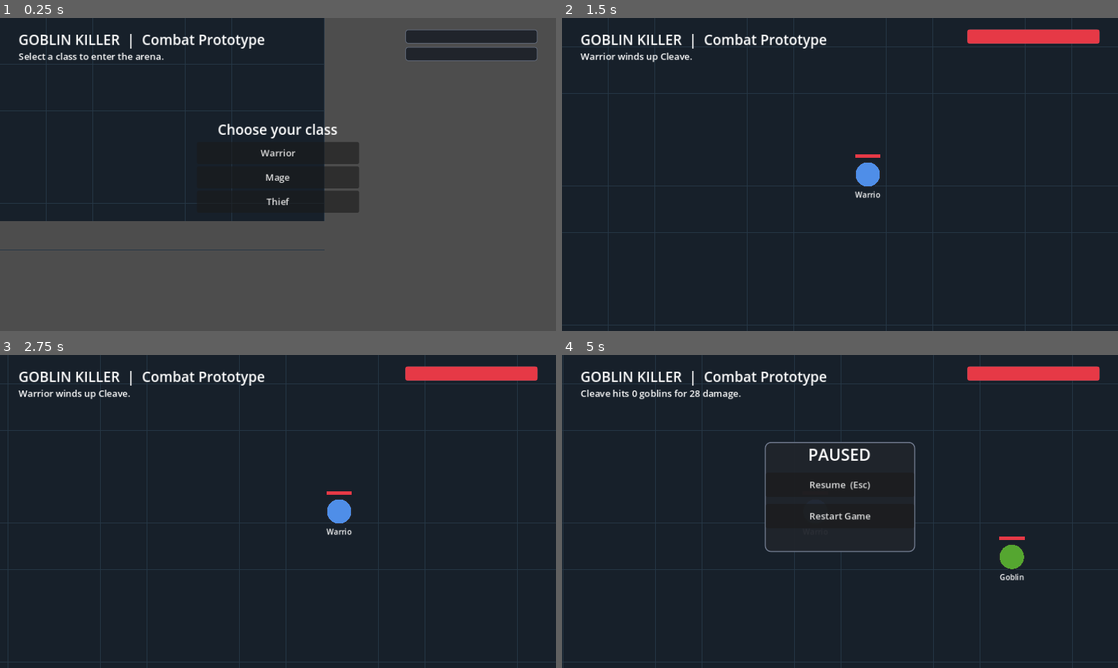
Above: before the commit, frames 1-4 (two rows, left to right).
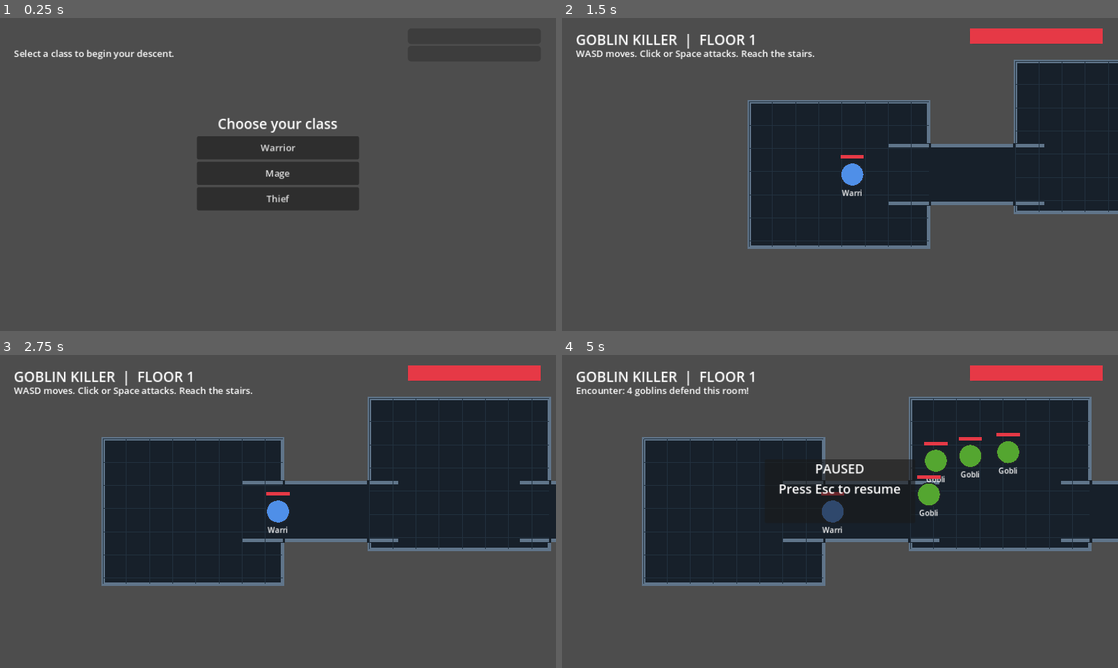
Above: after the commit, the same moments.

Repository: tedthehunter/GoblinKiller
Game: Godot game, scene res://Main.tscn
Same seed, same stepped clock (60 frames per second), same inputs: the game is played once before the commit and once after it.
Inputs (mouse positions are in pixels of both pictures, inside the frame that each line leads up to):
- Up to frame 1 (0.25 s): no input
- Up to frame 2 (1.5 s): click "Warrior" at 0.5 s; tap Space at 1.25 s; move the mouse to (962, 158) at 1.27 s; hold D from 1.28 s (still down); hold R from 1.28 s (still down); click (962, 158) at 1.42 s
- Up to frame 3 (2.75 s): tap Space at 1.52, 1.55, 1.82 s; release D at 2 s; release R at 2 s; drag from (166, 527) to (250, 574) at 2.02 s
- Up to frame 4 (5 s): tap Space at 2.75, 3.05, 4.35, 4.52, 4.82 s; move the mouse to (895, 442) at 2.77 s; hold D 2.78-3.5 s; hold R 2.78-3.5 s; click (895, 442) at 2.92 s; drag from (812, 574) to (673, 464) at 3.52 s; move the mouse to (1006, 558) at 4.27 s; hold A from 4.28 s (still down); click (1006, 558) at 4.42 s; tap Escape at 4.9 s

The runs differ from the first frame. In frame 1, 36% of the frame differs, in the area x 0-97%, y 0-75%; in frame 2, 74%, in the area x 0-100%, y 0-100%; in frame 3, 68%; in frame 4, 68%.

Commit message:
Implement two-floor dungeon vertical slice

Diff:
--- a/Main.tscn
+++ b/Main.tscn
@@ -1,6 +1,5 @@
 [gd_scene load_steps=2 format=3 uid="uid://bl58hss5ebin"]
 
-[ext_resource type="Script" path="res://main.gd" id="1"]
+[ext_resource type="PackedScene" path="res://scenes/game/game.tscn" id="1"]
 
-[node name="Main" type="Node2D"]
-script = ExtResource("1")
+[node name="Main" instance=ExtResource("1")]
--- /dev/null
+++ b/data/classes/mage.tres
@@ -0,0 +1,10 @@
+[gd_resource type="Resource" script_class="CharacterStats" load_steps=2 format=3]
+[ext_resource type="Script" path="res://resources/character_stats.gd" id="1"]
+[resource]
+script = ExtResource("1")
+display_name = "Mage"
+max_health = 80.0
+max_mana = 100.0
+damage = 40.0
+attack_speed = 0.75
+color = Color(0.61, 0.36, 0.90, 1)
--- /dev/null
+++ b/data/classes/thief.tres
@@ -0,0 +1,9 @@
+[gd_resource type="Resource" script_class="CharacterStats" load_steps=2 format=3]
+[ext_resource type="Script" path="res://resources/character_stats.gd" id="1"]
+[resource]
+script = ExtResource("1")
+display_name = "Thief"
+max_health = 95.0
+damage = 19.0
+attack_speed = 2.0
+color = Color(0.96, 0.64, 0.38, 1)
--- /dev/null
+++ b/data/classes/warrior.tres
@@ -0,0 +1,11 @@
+[gd_resource type="Resource" script_class="CharacterStats" load_steps=2 format=3]
+
+[ext_resource type="Script" path="res://resources/character_stats.gd" id="1"]
+
+[resource]
+script = ExtResource("1")
+display_name = "Warrior"
+max_health = 140.0
+damage = 28.0
+attack_speed = 1.1
+color = Color(0.31, 0.56, 0.91, 1)
--- /dev/null
+++ b/data/encounters/floor_01_guard.tres
@@ -0,0 +1,7 @@
+[gd_resource type="Resource" script_class="SpawnGroup" load_steps=3 format=3]
+[ext_resource type="Script" path="res://resources/spawn_group.gd" id="1"]
+[ext_resource type="Resource" path="res://data/enemies/goblin.tres" id="2"]
+[resource]
+script = ExtResource("1")
+enemy_stats = ExtResource("2")
+quantity = 4
--- /dev/null
+++ b/data/encounters/floor_01_stairs.tres
@@ -0,0 +1,9 @@
+[gd_resource type="Resource" script_class="SpawnGroup" load_steps=3 format=3]
+[ext_resource type="Script" path="res://resources/spawn_group.gd" id="1"]
+[ext_resource type="Resource" path="res://data/enemies/goblin.tres" id="2"]
+[resource]
+script = ExtResource("1")
+enemy_stats = ExtResource("2")
+quantity = 6
+health_multiplier = 1.2
+damage_multiplier = 1.15
--- /dev/null
+++ b/data/encounters/floor_02_entry.tres
@@ -0,0 +1,9 @@
+[gd_resource type="Resource" script_class="SpawnGroup" load_steps=3 format=3]
+[ext_resource type="Script" path="res://resources/spawn_group.gd" id="1"]
+[ext_resource type="Resource" path="res://data/enemies/goblin.tres" id="2"]
+[resource]
+script = ExtResource("1")
+enemy_stats = ExtResource("2")
+quantity = 3
+health_multiplier = 1.1
+damage_multiplier = 1.1
--- /dev/null
+++ b/data/encounters/floor_02_vault.tres
@@ -0,0 +1,9 @@
+[gd_resource type="Resource" script_class="SpawnGroup" load_steps=3 format=3]
+[ext_resource type="Script" path="res://resources/spawn_group.gd" id="1"]
+[ext_resource type="Resource" path="res://data/enemies/goblin.tres" id="2"]
+[resource]
+script = ExtResource("1")
+enemy_stats = ExtResource("2")
+quantity = 6
+health_multiplier = 1.25
+damage_multiplier = 1.2
--- /dev/null
+++ b/data/encounters/floor_02_victory.tres
@@ -0,0 +1,9 @@
+[gd_resource type="Resource" script_class="SpawnGroup" load_steps=3 format=3]
+[ext_resource type="Script" path="res://resources/spawn_group.gd" id="1"]
+[ext_resource type="Resource" path="res://data/enemies/goblin.tres" id="2"]
+[resource]
+script = ExtResource("1")
+enemy_stats = ExtResource("2")
+quantity = 8
+health_multiplier = 1.4
+damage_multiplier = 1.3
--- /dev/null
+++ b/data/enemies/goblin.tres
@@ -0,0 +1,9 @@
+[gd_resource type="Resource" script_class="CharacterStats" load_steps=2 format=3]
+[ext_resource type="Script" path="res://resources/character_stats.gd" id="1"]
+[resource]
+script = ExtResource("1")
+display_name = "Goblin"
+max_health = 55.0
+damage = 9.0
+attack_speed = 0.65
+color = Color(0.33, 0.65, 0.19, 1)
--- /dev/null
+++ b/resources/attack_definition.gd
@@ -0,0 +1,11 @@
+class_name AttackDefinition
+extends Resource
+
+@export_enum("melee", "projectile", "aoe_projectile") var kind := "melee"
+@export var display_name := "Attack"
+@export var range := 80.0
+@export var mana_cost := 0.0
+@export var impact_delay := 0.18
+@export var projectile_speed := 600.0
+@export var area_radius := 90.0
+@export var color := Color.WHITE
--- /dev/null
+++ b/resources/character_stats.gd
@@ -0,0 +1,9 @@
+class_name CharacterStats
+extends Resource
+
+@export var display_name := ""
+@export var max_health := 100.0
+@export var max_mana := 0.0
+@export var damage := 20.0
+@export var attack_speed := 1.0
+@export var color := Color.WHITE
--- /dev/null
+++ b/resources/spawn_group.gd
@@ -0,0 +1,7 @@
+class_name SpawnGroup
+extends Resource
+
+@export var enemy_stats: CharacterStats
+@export var quantity := 3
+@export var health_multiplier := 1.0
+@export var damage_multiplier := 1.0
--- /dev/null
+++ b/scenes/actors/goblin.tscn
@@ -0,0 +1,4 @@
+[gd_scene load_steps=2 format=3]
+[ext_resource type="Script" path="res://scripts/actors/goblin.gd" id="1"]
+[node name="Goblin" type="Node2D"]
+script = ExtResource("1")
--- /dev/null
+++ b/scenes/actors/player.tscn
@@ -0,0 +1,4 @@
+[gd_scene load_steps=2 format=3]
+[ext_resource type="Script" path="res://scripts/actors/player.gd" id="1"]
+[node name="Player" type="Node2D"]
+script = ExtResource("1")
--- /dev/null
+++ b/scenes/combat_visuals.tscn
@@ -0,0 +1,7 @@
+[gd_scene load_steps=2 format=3]
+
+[ext_resource type="Script" path="res://scripts/combat_visuals.gd" id="1"]
+
+[node name="CombatVisuals" type="Node2D"]
+z_index = 10
+script = ExtResource("1")
--- /dev/null
+++ b/scenes/game/game.tscn
@@ -0,0 +1,4 @@
+[gd_scene load_steps=2 format=3]
+[ext_resource type="Script" path="res://scripts/game/game.gd" id="1"]
+[node name="Game" type="Node2D"]
+script = ExtResource("1")
--- /dev/null
+++ b/scenes/ui/hud.tscn
@@ -0,0 +1,4 @@
+[gd_scene load_steps=2 format=3]
+[ext_resource type="Script" path="res://scripts/ui/hud.gd" id="1"]
+[node name="Hud" type="CanvasLayer"]
+script = ExtResource("1")
--- /dev/null
+++ b/scenes/world/dungeon_level.tscn
@@ -0,0 +1,4 @@
+[gd_scene load_steps=2 format=3]
+[ext_resource type="Script" path="res://scripts/world/dungeon_level.gd" id="1"]
+[node name="DungeonLevel" type="Node2D"]
+script = ExtResource("1")
--- /dev/null
+++ b/scripts/actors/character.gd
@@ -0,0 +1,35 @@
+class_name Character
+extends Node2D
+
+signal died(character: Character)
+
+var stats: CharacterStats
+var health := 1.0
+var mana := 0.0
+var radius := 20.0
+
+func configure(value: CharacterStats, health_scale := 1.0, damage_scale := 1.0) -> void:
+	stats = value.duplicate()
+	stats.max_health *= health_scale
+	stats.damage *= damage_scale
+	health = stats.max_health
+	mana = stats.max_mana
+	queue_redraw()
+
+func take_damage(amount: float) -> void:
+	health = maxf(0.0, health - amount)
+	queue_redraw()
+	if health <= 0.0:
+		died.emit(self)
+
+func restore_mana(delta: float) -> void:
+	if stats.max_mana > 0.0:
+		mana = minf(stats.max_mana, mana + 10.0 * delta)
+
+func _draw() -> void:
+	if stats == null: return
+	draw_circle(Vector2.ZERO, radius, stats.color)
+	draw_arc(Vector2.ZERO, radius, 0.0, TAU, 24, Color("20242b"), 2.0)
+	draw_rect(Rect2(-radius, -radius - 13, radius * 2.0, 6), Color("2a2d34"))
+	draw_rect(Rect2(-radius, -radius - 13, radius * 2.0 * health / stats.max_health, 6), Color("e63946"))
+	draw_string(ThemeDB.fallback_font, Vector2(-radius, radius + 17), stats.display_name, HORIZONTAL_ALIGNMENT_CENTER, radius * 2.0, 13, Color.WHITE)
--- /dev/null
+++ b/scripts/actors/goblin.gd
@@ -0,0 +1,16 @@
+class_name Goblin
+extends Character
+
+var attack_cooldown := 0.0
+
+func pursue(target: Player, delta: float, level: DungeonLevel) -> bool:
+	var distance := position.distance_to(target.position)
+	if distance > 48.0:
+		var desired := position + position.direction_to(target.position) * 32.0 * delta
+		position = level.clamp_actor_position(desired, radius, position)
+		return false
+	attack_cooldown -= delta
+	if attack_cooldown <= 0.0:
+		attack_cooldown = 1.0 / stats.attack_speed
+		return true
+	return false
--- /dev/null
+++ b/scripts/actors/player.gd
@@ -0,0 +1,11 @@
+class_name Player
+extends Character
+
+var move_speed := 240.0
+var travel_direction := Vector2.RIGHT
+
+func move_in_level(input_direction: Vector2, delta: float, level: DungeonLevel) -> void:
+	if input_direction.length_squared() == 0.0: return
+	travel_direction = input_direction.normalized()
+	var desired := position + travel_direction * move_speed * delta
+	position = level.clamp_actor_position(desired, radius, position)
--- /dev/null
+++ b/scripts/combat_visuals.gd
@@ -0,0 +1,23 @@
+class_name CombatVisuals
+extends Node2D
+
+# Presentation-only layer. Game logic owns hit resolution; this node only draws it above the world.
+var effects: Array[Dictionary] = []
+var projectiles: Array[Dictionary] = []
+var attack: AttackDefinition
+
+func refresh(current_attack: AttackDefinition) -> void:
+	attack = current_attack
+	queue_redraw()
+
+func _draw() -> void:
+	if attack == null: return
+	for effect in effects:
+		if effect.kind == "blast":
+			draw_arc(effect.position, attack.area_radius * (1.0 - effect.remaining / 0.35), 0.0, TAU, 24, attack.color, 4.0)
+		else:
+			var radius := 42.0 if effect.kind == "slash" else 29.0
+			var color := attack.color if effect.kind == "slash" else Color("ff8c69")
+			draw_arc(effect.position, radius, effect.angle - 0.9, effect.angle + 0.9, 16, color, 4.0)
+	for shot in projectiles:
+		draw_circle(shot.position, 10.0 if attack.kind == "aoe_projectile" else 6.0, attack.color)
--- /dev/null
+++ b/scripts/game/game.gd
@@ -0,0 +1,183 @@
+extends Node2D
+
+const PLAYER_SCENE := preload("res://scenes/actors/player.tscn")
+const GOBLIN_SCENE := preload("res://scenes/actors/goblin.tscn")
+const LEVEL_SCENE := preload("res://scenes/world/dungeon_level.tscn")
+const HUD_SCENE := preload("res://scenes/ui/hud.tscn")
+const COMBAT_VISUALS_SCENE := preload("res://scenes/combat_visuals.tscn")
+
+var player: Player
+var level: DungeonLevel
+var hud: GameHud
+var goblins: Array[Goblin] = []
+var attack: AttackDefinition
+var last_attack_time := -10.0
+var buffered_attack_position := Vector2.ZERO
+var buffered_attack := false
+var projectiles: Array[Dictionary] = []
+var delayed_hits: Array[Dictionary] = []
+var effects: Array[Dictionary] = []
+var game_paused := false
+var completed := false
+var combat_visuals: CombatVisuals
+
+func _ready() -> void:
+	hud = HUD_SCENE.instantiate()
+	add_child(hud)
+	hud.class_selected.connect(start_run)
+	combat_visuals = COMBAT_VISUALS_SCENE.instantiate()
+	add_child(combat_visuals)
+	queue_redraw()
+
+func start_run(stats: CharacterStats) -> void:
+	hud.class_box.hide()
+	player = PLAYER_SCENE.instantiate()
+	player.configure(stats)
+	player.position = Vector2(180, 295)
+	player.died.connect(on_player_died)
+	add_child(player)
+	var camera := Camera2D.new()
+	camera.position_smoothing_enabled = true
+	camera.position_smoothing_speed = 8.0
+	player.add_child(camera)
+	camera.make_current()
+	attack = make_attack(stats.display_name)
+	combat_visuals.effects = effects
+	combat_visuals.projectiles = projectiles
+	combat_visuals.refresh(attack)
+	load_floor(1)
+	hud.set_status("WASD moves. Click or Space attacks. Reach the stairs.")
+
+func make_attack(selected_class: String) -> AttackDefinition:
+	var value := AttackDefinition.new()
+	if selected_class == "Warrior":
+		value.display_name = "Cleave"; value.kind = "melee"; value.range = 78.0; value.impact_delay = 0.18; value.color = Color("b9dcff")
+	elif selected_class == "Mage":
+		value.display_name = "Fireball"; value.kind = "aoe_projectile"; value.range = 360.0; value.mana_cost = 15.0; value.projectile_speed = 420.0; value.area_radius = 90.0; value.color = Color("ff6b35")
+	else:
+		value.display_name = "Throwing dagger"; value.kind = "projectile"; value.range = 420.0; value.projectile_speed = 620.0; value.color = Color("f6bd60")
+	return value
+
+func load_floor(number: int) -> void:
+	if level != null: level.queue_free()
+	for goblin in goblins: if is_instance_valid(goblin): goblin.queue_free()
+	goblins.clear()
+	projectiles.clear(); delayed_hits.clear(); effects.clear()
+	level = LEVEL_SCENE.instantiate()
+	level.setup(number)
+	level.set_player(player)
+	level.room_entered.connect(on_room_entered)
+	level.exit_reached.connect(on_exit_reached)
+	add_child(level)
+	move_child(level, 0)
+	player.position = Vector2(180, 295)
+	hud.set_floor(number)
+
+func on_room_entered(room_id: String) -> void:
+	var room := level.room_for_id(room_id)
+	var path := "res://data/encounters/floor_%02d_%s.tres" % [level.floor_number, room_id]
+	if not ResourceLoader.exists(path): return
+	var group: SpawnGroup = load(path)
+	spawn_encounter(room.rect, group)
+	hud.set_status("Encounter: %d goblins defend this room!" % group.quantity)
+
+func spawn_encounter(room: Rect2, group: SpawnGroup) -> void:
+	for index in group.quantity:
+		var goblin: Goblin = GOBLIN_SCENE.instantiate()
+		goblin.configure(group.enemy_stats, group.health_multiplier, group.damage_multiplier)
+		goblin.position = Vector2(room.position.x + 70 + (index % 3) * 70, room.position.y + 70 + (index / 3) * 70)
+		goblin.died.connect(on_goblin_died)
+		add_child(goblin)
+		goblins.append(goblin)
+
+func on_goblin_died(goblin: Character) -> void:
+	goblins.erase(goblin)
+	goblin.queue_free()
+
+func on_exit_reached() -> void:
+	if not goblins.is_empty():
+		hud.set_status("The way is sealed. Defeat the room's goblins first.")
+		return
+	if level.floor_number == 1:
+		load_floor(2)
+		hud.set_status("Floor 2: clear the dungeon and claim the altar.")
+	else:
+		completed = true
+		hud.set_status("VICTORY! The dungeon has been cleared. Press R to begin again.")
+
+func on_player_died(_value: Character) -> void:
+	hud.set_status("Defeated. Press R to choose another class.")
+
+func _unhandled_input(event: InputEvent) -> void:
+	if event is InputEventKey and event.pressed and not event.echo and event.keycode == KEY_ESCAPE:
+		game_paused = not game_paused
+		hud.pause_menu.visible = game_paused
+		return
+	if event is InputEventKey and event.pressed and event.keycode == KEY_R and (completed or (player != null and player.health <= 0.0)):
+		get_tree().reload_current_scene(); return
+	if game_paused or completed or player == null or player.health <= 0.0: return
+	if event is InputEventMouseButton and event.pressed and event.button_index == MOUSE_BUTTON_LEFT: try_attack(get_global_mouse_position())
+	if event is InputEventKey and event.pressed and event.keycode == KEY_SPACE: try_attack(get_global_mouse_position())
+
+func try_attack(aim: Vector2, allow_buffer := true) -> void:
+	var now := Time.get_ticks_msec() / 1000.0
+	var cooldown := 1.0 / player.stats.attack_speed
+	if now - last_attack_time < cooldown:
+		if allow_buffer and cooldown - (now - last_attack_time) <= 0.16: buffered_attack_position = aim; buffered_attack = true
+		return
+	if player.mana < attack.mana_cost:
+		hud.set_status("Not enough mana for %s." % attack.display_name); return
+	last_attack_time = now; buffered_attack = false; player.mana -= attack.mana_cost
+	var direction := player.position.direction_to(aim)
+	if direction == Vector2.ZERO: direction = Vector2.RIGHT
+	if attack.kind == "melee":
+		var angle := player.position.angle_to_point(aim)
+		effects.append({"kind":"slash", "position":player.position, "angle":angle, "remaining":attack.impact_delay})
+		delayed_hits.append({"remaining":attack.impact_delay, "origin":player.position, "angle":angle})
+	else:
+		projectiles.append({"position":player.position, "target":player.position + direction * attack.range})
+	combat_visuals.refresh(attack)
+
+func resolve_melee(origin: Vector2, angle: float) -> void:
+	for goblin in goblins.duplicate():
+		if is_instance_valid(goblin) and origin.distance_to(goblin.position) <= attack.range and absf(wrapf(origin.angle_to_point(goblin.position) - angle, -PI, PI)) <= 0.9: goblin.take_damage(player.stats.damage)
+
+func resolve_projectile(position: Vector2, target: Goblin) -> void:
+	if attack.kind == "aoe_projectile":
+		effects.append({"kind":"blast", "position":position, "remaining":0.35})
+		for goblin in goblins.duplicate(): if is_instance_valid(goblin) and goblin.position.distance_to(position) <= attack.area_radius: goblin.take_damage(player.stats.damage)
+	elif target != null: target.take_damage(player.stats.damage)
+
+func _process(delta: float) -> void:
+	if player == null or game_paused or completed: return
+	if player.health <= 0.0: return
+	player.restore_mana(delta)
+	var movement := Vector2(
+		float(Input.is_key_pressed(KEY_D) or Input.is_key_pressed(KEY_RIGHT)) - float(Input.is_key_pressed(KEY_A) or Input.is_key_pressed(KEY_LEFT)),
+		float(Input.is_key_pressed(KEY_S) or Input.is_key_pressed(KEY_DOWN)) - float(Input.is_key_pressed(KEY_W) or Input.is_key_pressed(KEY_UP))
+	)
+	player.move_in_level(movement, delta, level)
+	level.update_player_location()
+	if Input.is_mouse_button_pressed(MOUSE_BUTTON_LEFT): try_attack(get_global_mouse_position())
+	if buffered_attack and Time.get_ticks_msec() / 1000.0 - last_attack_time >= 1.0 / player.stats.attack_speed: try_attack(buffered_attack_position, false)
+	for hit in delayed_hits.duplicate():
+		hit.remaining -= delta
+		if hit.remaining <= 0.0: delayed_hits.erase(hit); resolve_melee(hit.origin, hit.angle)
+	for shot in projectiles.duplicate():
+		shot.position = shot.position.move_toward(shot.target, attack.projectile_speed * delta)
+		var hit_target: Goblin
+		for goblin in goblins:
+			if is_instance_valid(goblin) and shot.position.distance_to(goblin.position) <= goblin.radius + 8.0: hit_target = goblin; break
+		if hit_target != null: projectiles.erase(shot); resolve_projectile(shot.position, hit_target)
+		elif shot.position.distance_to(shot.target) < 2.0:
+			projectiles.erase(shot)
+			if attack.kind == "aoe_projectile": resolve_projectile(shot.target, null)
+	for goblin in goblins.duplicate():
+		if is_instance_valid(goblin) and goblin.pursue(player, delta, level):
+			player.take_damage(goblin.stats.damage)
+			effects.append({"kind":"enemy", "position":goblin.position, "angle":goblin.position.angle_to_point(player.position), "remaining":0.14})
+	for effect in effects.duplicate():
+		effect.remaining -= delta
+		if effect.remaining <= 0.0: effects.erase(effect)
+	hud.update_player(player)
+	combat_visuals.refresh(attack)
--- /dev/null
+++ b/scripts/ui/hud.gd
@@ -0,0 +1,81 @@
+class_name GameHud
+extends CanvasLayer
+
+signal class_selected(stats: CharacterStats)
+
+var status: Label
+var hp_bar: ProgressBar
+var mp_bar: ProgressBar
+var class_box: VBoxContainer
+var pause_menu: PanelContainer
+var floor_label: Label
+
+func _ready() -> void:
+	status = make_label(Vector2(24, 50), 16)
+	floor_label = make_label(Vector2(24, 20), 24)
+	hp_bar = make_bar(Vector2(704, 18), Color("e63946"))
+	mp_bar = make_bar(Vector2(704, 48), Color("3a86ff"))
+	class_box = VBoxContainer.new()
+	class_box.position = Vector2(340, 165)
+	class_box.size = Vector2(280, 200)
+	var prompt := Label.new()
+	prompt.text = "Choose your class"
+	prompt.horizontal_alignment = HORIZONTAL_ALIGNMENT_CENTER
+	prompt.add_theme_font_size_override("font_size", 24)
+	class_box.add_child(prompt)
+	for path in ["res://data/classes/warrior.tres", "res://data/classes/mage.tres", "res://data/classes/thief.tres"]:
+		var stats: CharacterStats = load(path)
+		var button := Button.new()
+		button.text = stats.display_name
+		button.custom_minimum_size = Vector2(280, 40)
+		button.pressed.connect(select_class.bind(stats))
+		class_box.add_child(button)
+	add_child(class_box)
+	pause_menu = PanelContainer.new()
+	pause_menu.position = Vector2(350, 180)
+	pause_menu.size = Vector2(260, 110)
+	var box := VBoxContainer.new()
+	var text := Label.new()
+	text.text = "PAUSED\nPress Esc to resume"
+	text.horizontal_alignment = HORIZONTAL_ALIGNMENT_CENTER
+	text.add_theme_font_size_override("font_size", 22)
+	box.add_child(text)
+	pause_menu.add_child(box)
+	pause_menu.hide()
+	add_child(pause_menu)
+	set_status("Select a class to begin your descent.")
+
+func select_class(stats: CharacterStats) -> void:
+	class_selected.emit(stats)
+
+func make_label(at: Vector2, font_size: int) -> Label:
+	var label := Label.new()
+	label.position = at
+	label.add_theme_font_size_override("font_size", font_size)
+	add_child(label)
+	return label
+
+func make_bar(at: Vector2, fill_color: Color) -> ProgressBar:
+	var bar := ProgressBar.new()
+	bar.position = at
+	bar.size = Vector2(230, 23)
+	bar.show_percentage = false
+	var fill := StyleBoxFlat.new()
+	fill.bg_color = fill_color
+	bar.add_theme_stylebox_override("fill", fill)
+	add_child(bar)
+	return bar
+
+func set_status(value: String) -> void:
+	status.text = value
+
+func set_floor(number: int) -> void:
+	floor_label.text = "GOBLIN KILLER  |  FLOOR %d" % number
+
+func update_player(player: Player) -> void:
+	if player == null: return
+	hp_bar.max_value = player.stats.max_health
+	hp_bar.value = player.health
+	mp_bar.visible = player.stats.max_mana > 0.0
+	mp_bar.max_value = player.stats.max_mana
+	mp_bar.value = player.mana
--- /dev/null
+++ b/scripts/world/dungeon_level.gd
@@ -0,0 +1,93 @@
+class_name DungeonLevel
+extends Node2D
+
+signal room_entered(room_id: String)
+signal exit_reached
+
+var floor_number := 1
+var rooms: Array[Dictionary] = []
+var corridors: Array[Rect2] = []
+var entered_rooms := {}
+var exit_rect := Rect2()
+var player: Player
+
+func setup(number: int) -> void:
+	floor_number = number
+	if number == 1:
+		rooms = [
+			{"id": "entry", "rect": Rect2(50, 170, 310, 250), "spawns": 0},
+			{"id": "guard", "rect": Rect2(510, 100, 310, 260), "spawns": 4},
+			{"id": "stairs", "rect": Rect2(960, 170, 300, 250), "spawns": 6}
+		]
+		corridors = [Rect2(290, 245, 270, 100), Rect2(770, 245, 250, 100)]
+		exit_rect = Rect2(1165, 245, 56, 100)
+	else:
+		rooms = [
+			{"id": "entry", "rect": Rect2(50, 150, 310, 260), "spawns": 3},
+			{"id": "vault", "rect": Rect2(510, 80, 330, 300), "spawns": 6},
+			{"id": "victory", "rect": Rect2(990, 150, 300, 260), "spawns": 8}
+		]
+		corridors = [Rect2(290, 240, 270, 90), Rect2(760, 240, 280, 90)]
+		exit_rect = Rect2(1095, 225, 80, 100)
+	queue_redraw()
+
+func set_player(value: Player) -> void:
+	player = value
+
+func clamp_actor_position(desired: Vector2, radius: float, current_position: Vector2) -> Vector2:
+	if is_walkable(desired, radius): return desired
+	var horizontal := Vector2(desired.x, current_position.y)
+	var vertical := Vector2(current_position.x, desired.y)
+	if is_walkable(horizontal, radius): return horizontal
+	if is_walkable(vertical, radius): return vertical
+	return current_position
+
+func is_walkable(point: Vector2, radius: float) -> bool:
+	for room in rooms:
+		if room.rect.grow(-radius).has_point(point): return true
+	for corridor in corridors:
+		if corridor.grow(-radius).has_point(point): return true
+	return false
+
+func update_player_location() -> void:
+	if player == null: return
+	for room in rooms:
+		if room.rect.has_point(player.position) and not entered_rooms.has(room.id):
+			entered_rooms[room.id] = true
+			room_entered.emit(room.id)
+	if exit_rect.has_point(player.position):
+		exit_reached.emit()
+
+func room_for_id(room_id: String) -> Dictionary:
+	for room in rooms:
+		if room.id == room_id: return room
+	return {}
+
+func _draw() -> void:
+	for room in rooms:
+		draw_rect(room.rect, Color("17202a"), true)
+		draw_rect(room.rect, Color("60758a"), false, 6.0)
+	for corridor in corridors:
+		draw_rect(corridor, Color("17202a"), true)
+		draw_rect(corridor, Color("60758a"), false, 6.0)
+	draw_shared_doorways()
+	for room in rooms:
+		for x in range(int(room.rect.position.x), int(room.rect.end.x), 40):
+			draw_line(Vector2(x, room.rect.position.y), Vector2(x, room.rect.end.y), Color("22313f"))
+		for y in range(int(room.rect.position.y), int(room.rect.end.y), 40):
+			draw_line(Vector2(room.rect.position.x, y), Vector2(room.rect.end.x, y), Color("22313f"))
+	var label := "STAIRS TO FLOOR 2" if floor_number == 1 else "VICTORY ALTAR"
+	var color := Color("f6bd60") if floor_number == 1 else Color("ffd166")
+	draw_rect(exit_rect, color, true)
+	draw_string(ThemeDB.fallback_font, exit_rect.position + Vector2(-35, -10), label, HORIZONTAL_ALIGNMENT_CENTER, exit_rect.size.x + 70, 14, color)
+
+func draw_shared_doorways() -> void:
+	# Corridors deliberately overlap rooms by more than an actor radius. Remove the two
+	# rectangle borders in each overlap so the shared area looks and behaves like a doorway.
+	for corridor in corridors:
+		for room in rooms:
+			var doorway := corridor.intersection(room.rect)
+			if doorway.size.x <= 0.0 or doorway.size.y <= 0.0: continue
+			draw_rect(doorway.grow(4.0), Color("17202a"), true)
+			draw_line(Vector2(doorway.position.x, corridor.position.y), Vector2(doorway.end.x, corridor.position.y), Color("60758a"), 6.0)
+			draw_line(Vector2(doorway.position.x, corridor.end.y), Vector2(doorway.end.x, corridor.end.y), Color("60758a"), 6.0)
Not shown, changed: Goblin Killer.pck
Not shown, changed: goblinkiller.zip
